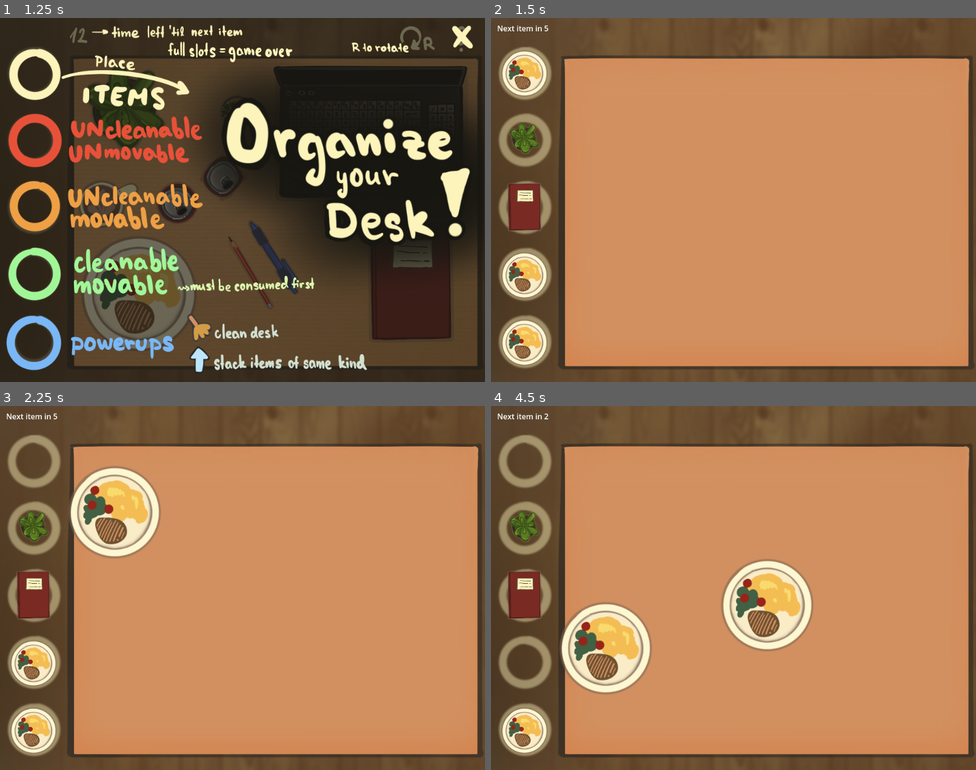
Above: before the commit, frames 1-4 (two rows, left to right).
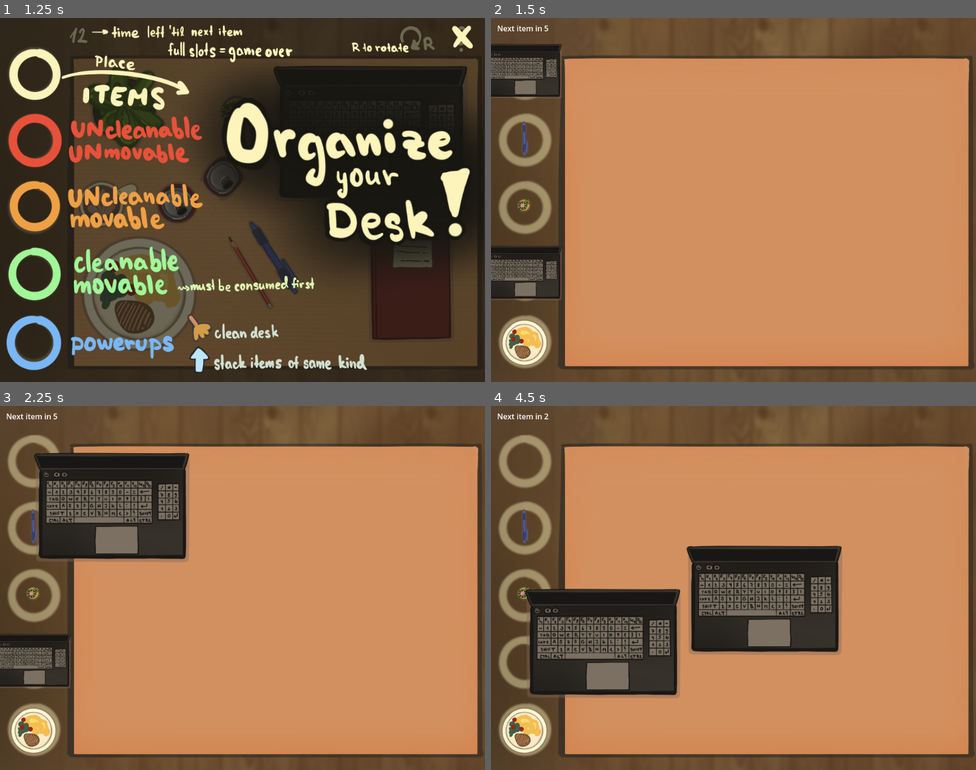
Above: after the commit, the same moments.

Repository: Nekaque/GJTraining
Game: Godot game, scene res://scenes/menu.tscn
Same seed, same stepped clock (60 frames per second), same inputs: the game is played once before the commit and once after it.
Inputs (mouse positions are in pixels of both pictures, inside the frame that each line leads up to):
- Up to frame 1 (1.25 s): click (242, 167) at 0.5 s
- Up to frame 2 (1.5 s): click (951, 36) at 1.25 s
- Up to frame 3 (2.25 s): tap Enter at 2 s; drag from (33, 460) to (276, 598) at 2.02 s
- Up to frame 4 (4.5 s): tap Space at 2.75 s; drag from (524, 529) to (767, 598) at 2.77 s; move the mouse to (524, 595) at 3.52 s; hold R (rotate) 3.53-4.25 s; click (524, 595) at 3.8 s; tap Enter at 4.25 s; drag from (524, 664) to (767, 606) at 4.27 s

Frame 1 is identical in both runs. In frame 2, 5.2% of the frame differs, in the area x 0-15%, y 7-78%; in frame 3, 12%; in frame 4, 19%, in the area x 3-73%, y 28-81%.

Commit message:
cursors done

Diff:
--- a/scripts/main.gd
+++ b/scripts/main.gd
@@ -9,8 +9,12 @@
 var time
 var scale
 var random = RandomNumberGenerator.new()
-var probs = [10, 10, 0, 0, 1, 2, 2,3 ,5]
+var probs = [1, 1, 0, 0, 1, 2, 2,3 ,1]
 var shake = false
+var holding = load("res://assets/buttons/hand_holding.png")
+var default = load("res://assets/buttons/hand_default.png")
+var no_table = load("res://assets/buttons/hand_nontable.png")
+var table = load("res://assets/buttons/hand_table.png")
 @onready var timer = $Timer
 @onready var label = $Label
 
@@ -55,7 +59,10 @@
 func _process(delta: float) -> void:
 	if shake: shake_screen()
 	else: $Cam.position = Vector2(512,384)
-	if dragging: dragging.position = get_viewport().get_mouse_position()
+	if dragging:
+		dragging.position = get_viewport().get_mouse_position()
+		if (dragging.on_table and Coll.collisions == 0): Input.set_custom_mouse_cursor(table)
+		else: Input.set_custom_mouse_cursor(no_table)
 	rest -= delta
 	var t = int(rest)+1
 	label.text = 'Next item in '+str(t)
@@ -69,9 +76,11 @@
 						if it.movable:
 							dragging = it
 							dragging.global_scale = scale
+							Input.set_custom_mouse_cursor(holding)
 							break
 						else: shaking()
 		elif dragging:
+			Input.set_custom_mouse_cursor(default)
 			if Coll.collisions >= 1 or !dragging.on_table:
 				dragging.position = dragging.init_pos
 				if (dragging.from >= 0): dragging.global_scale = Vector2(0.4,0.4)
--- a/scripts/menu.gd
+++ b/scripts/menu.gd
@@ -1,4 +1,7 @@
 extends Node2D
+
+func _ready() -> void:
+	Input.set_custom_mouse_cursor(load("res://assets/buttons/hand_default.png"))
 
 func _on_texture_button_pressed() -> void:
 	get_tree().change_scene_to_file("res://scenes/main.tscn")
Binary file changed: assets/buttons/hand_default.png
Renamed: assets/buttons/handing_table.png -> assets/buttons/hand_table.png
Not shown, changed: assets/buttons/hand_table.png.import
